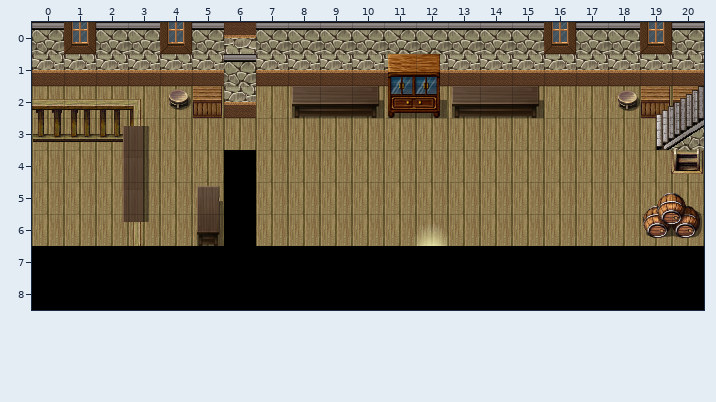
One commit to this Tiled map: Mapas/Ayuntamiento_Pueblo/Ayuntamiento_Pueblo.tmx. Above is the file before it was changed.
Cells are 32x32 px. Shown: x 0..20, y 0..8.
After the commit:
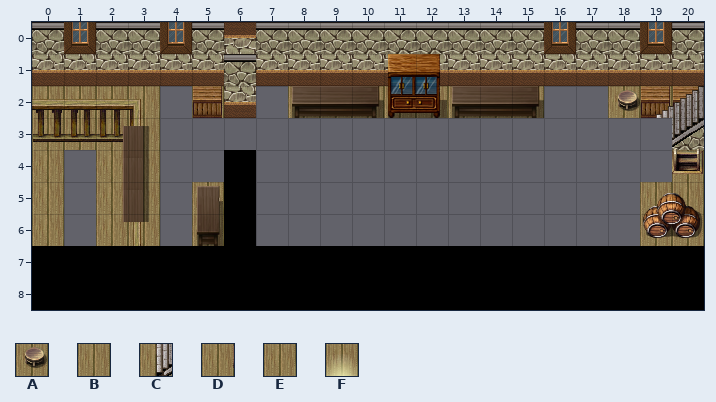
Key: from "Ayuntamiento_Pueblo": A 46, B 49, C 82, D 103, E 137, F 138.
_ is an empty cell.
What changed:
{"where": "layer \"Background\" (now hidden)"}
{"y":2,"x":4,"old":"A","new":"_"}
{"y":2,"x":7,"old":"B","new":"_"}
{"y":2,"x":16,"old":"BB","new":"__"}
{"y":3,"x":4,"old":"BBBBBBBBBBBBBBBC","new":"________________"}
{"y":4,"x":1,"old":"B","new":"_"}
{"y":4,"x":4,"old":"BB","new":"__"}
{"y":4,"x":7,"old":"BBBBBBBBBBBBD","new":"_____________"}
{"y":5,"x":1,"old":"B","new":"_"}
{"y":5,"x":4,"old":"B","new":"_"}
{"y":5,"x":7,"old":"BBBBBBBBBBBB","new":"____________"}
{"y":6,"x":1,"old":"B","new":"_"}
{"y":6,"x":4,"old":"B","new":"_"}
{"y":6,"x":7,"old":"BBBBEFBBBBBB","new":"____________"}
{"label":"removed","picture_box":[160,86,672,246]}
{"label":"removed","picture_box":[64,150,96,246]}
